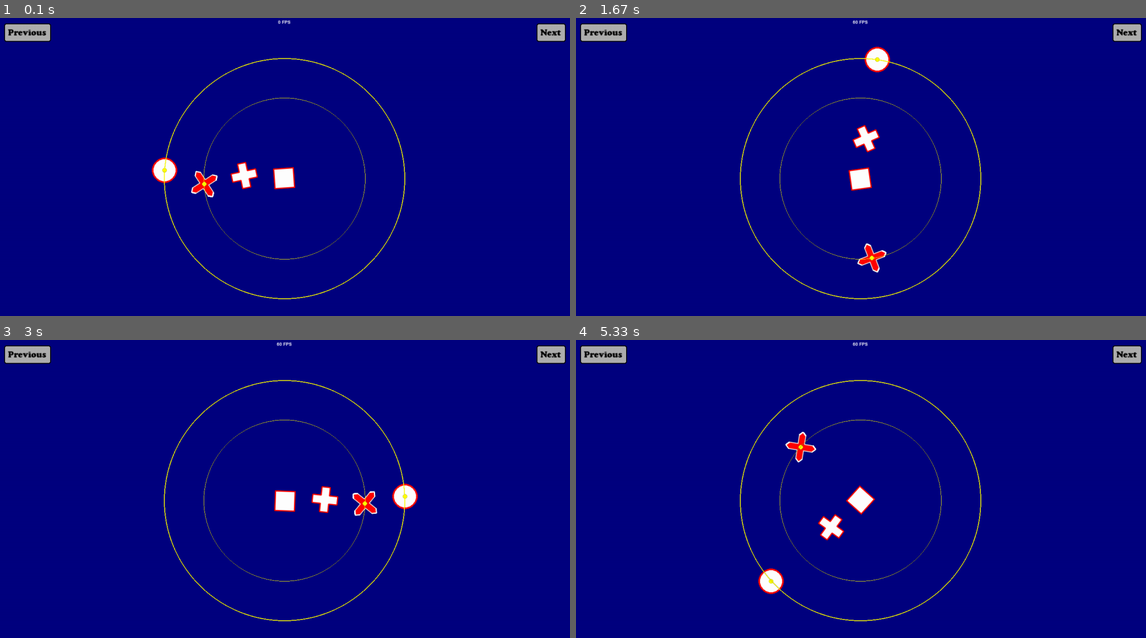
Above: before the commit, frames 1-4 (two rows, left to right).
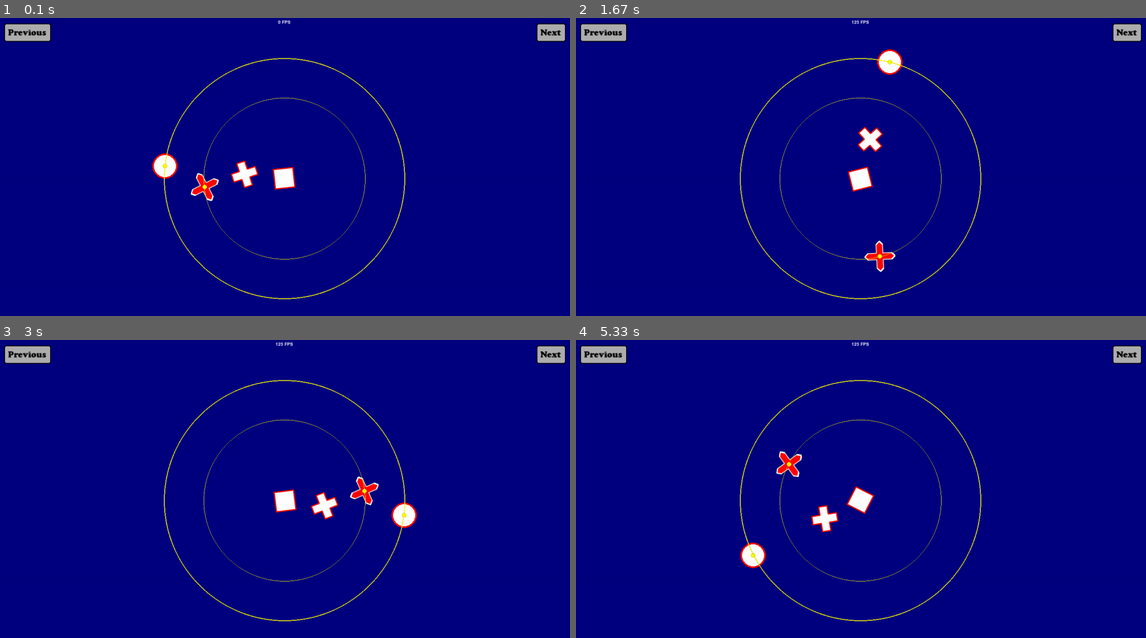
Above: after the commit, the same moments.

Repository: francis-clairicia/PyDiamond
Game: pygame game, started from main.py
Two runs of this game, one before a commit and one after it. Both use one fixed random seed, a clock stepped at 60 frames per second and the inputs below.
Inputs (mouse positions are in pixels of both pictures, inside the frame that each line leads up to):
- Up to frame 1 (0.1 s): no input
- Up to frame 2 (1.67 s): press the mouse at (604, 29) at 0.37 s; move the mouse to (718, 59) at 0.47 s; release the mouse at (838, 89) at 0.6 s
- Up to frame 3 (3 s): tap Enter at 1.77 s
- Up to frame 4 (5.33 s): no input

The runs differ from the first frame. In frame 1, 0.7% of the frame differs, in the area x 26-52%, y 45-62%; in frame 2, 1.1%; in frame 3, 1.3%; in frame 4, 1.6%, in the area x 28-53%, y 0-86%.

Commit message:
[FIX] Fixed framerate dropping + Entry cursor error when deleting at beginning

Diff:
--- a/main.py
+++ b/main.py
@@ -38,12 +38,11 @@
     YELLOW,
     set_brightness,
 )
-from my_pygame.clock import Clock
 
 
 class ShapeScene(MainScene):
     def __init__(self, window: Window) -> None:
-        super().__init__(window, framerate=120)
+        super().__init__(window)
         self.background_color = BLUE_DARK
         # self.__r: RectangleShape = RectangleShape(50, 50, WHITE, outline=3, outline_color=RED)
         # self.__p: PolygonShape = PolygonShape(WHITE, outline=3, outline_color=RED)
@@ -142,7 +141,7 @@
 
 class AnimationScene(MainScene):
     def __init__(self, window: Window) -> None:
-        super().__init__(window, framerate=120)
+        super().__init__(window)
         self.rectangle = RectangleShape(50, 50, WHITE, outline=3, outline_color=RED)
 
     def on_start_loop(self) -> None:
@@ -167,7 +166,7 @@
 
 class GradientScene(Scene):
     def __init__(self, window: Window) -> None:
-        super().__init__(window, framerate=120)
+        super().__init__(window)
         self.background_color = BLUE_DARK
         self.horizontal: HorizontalGradientShape = HorizontalGradientShape(100, 100, RED, YELLOW)
         self.vertical: VerticalGradientShape = VerticalGradientShape(100, 100, RED, YELLOW)
@@ -219,7 +218,7 @@
 
 class RainbowScene(MainScene):
     def __init__(self, window: Window) -> None:
-        super().__init__(window, framerate=120)
+        super().__init__(window)
         self.rainbow = Rainbow(*window.size)
 
     def on_start_loop(self) -> None:
@@ -234,7 +233,7 @@
 
 class TextScene(Scene):
     def __init__(self, window: Window) -> None:
-        super().__init__(window, framerate=120)
+        super().__init__(window)
         self.background_color = BLUE_DARK
         self.text = Text(
             "I'm a text", font=(None, 300), italic=True, color=WHITE, shadow_x=-25, shadow_y=-25, wrap=5, justify="center"
@@ -273,7 +272,7 @@
 
 class ResourceScene(MainScene):
     def __init__(self, window: Window) -> None:
-        super().__init__(window, framerate=120)
+        super().__init__(window)
         self.cactus = Sprite(image=ImagesResources.cactus)
         self.cactus.size = 100, 100
         self.cactus.topleft = 20, 20
@@ -286,7 +285,7 @@
 
 class AnimatedSpriteScene(MainScene):
     def __init__(self, window: Window) -> None:
-        super().__init__(window, framerate=120)
+        super().__init__(window)
         self.background_color = BLUE_DARK
         self.sprite: AnimatedSprite = AnimatedSprite(*ImagesResources.car)
         self.sprite.start_sprite_animation(loop=True)
@@ -306,7 +305,7 @@
 
 class EventScene(MainScene):
     def __init__(self, window: Window) -> None:
-        super().__init__(window, framerate=120)
+        super().__init__(window)
         self.background_color = BLUE_DARK
         self.cross: CrossShape = CrossShape(50, 50, type="diagonal", color=RED, outline_color=WHITE, outline=3)
         self.circle: CircleShape = CircleShape(4, color=YELLOW)
@@ -334,7 +333,7 @@
 
 class TextImageScene(MainScene):
     def __init__(self, window: Window) -> None:
-        super().__init__(window, framerate=120)
+        super().__init__(window)
         self.background_color = BLUE_DARK
         self.text: TextImage = TextImage("I'm a text", font=(None, 50), color=WHITE, shadow_x=-5, shadow_y=-5, wrap=5)
         self.text.img = ImagesResources.cactus
@@ -352,7 +351,7 @@
 
 class ButtonScene(MainScene):
     def __init__(self, window: Window) -> None:
-        super().__init__(window, framerate=120)
+        super().__init__(window)
         self.background_color = BLUE_DARK
         self.button = Button(
             self,
@@ -388,7 +387,7 @@
 
 class CheckBoxScene(MainScene):
     def __init__(self, window: Window) -> None:
-        super().__init__(window, framerate=120)
+        super().__init__(window)
         self.background_color = BLUE_DARK
         self.text = Text(font=(FontResources.cooperblack, 40), color=WHITE, shadow_x=3, shadow_y=3)
         self.box: CheckBox[int, int] = CheckBox(self, 50, 50, BLUE_LIGHT, off_value=0, on_value=10, callback=self.__set_text)
@@ -409,9 +408,8 @@
 
 class ProgressScene(MainScene):
     def __init__(self, master: Window) -> None:
-        super().__init__(master, framerate=120)
-        self.background_color = BLUE_DARK
-        self.clock = Clock()
+        super().__init__(master)
+        self.background_color = BLUE_DARK
         self.progress = progress = ProgressBar(500, 75, from_=10, to=90)
         self.restart = restart = ImageButton(
             self, img=ImagesResources.cross, active_img=ImagesResources.cross_hover, callback=self.on_start_loop
@@ -422,13 +420,10 @@
         progress.center = self.window.center
         restart.midtop = progress.centerx, progress.bottom + 20
 
+        self.every(20, lambda: progress.config(value=progress.value + 1))
+
     def on_start_loop(self) -> None:
         self.progress.percent = 0
-        self.clock.restart()
-
-    def update(self) -> None:
-        if self.clock.elapsed_time(20):
-            self.progress.value += 1
 
     def draw(self) -> None:
         self.window.draw(self.progress, self.restart)
@@ -436,7 +431,7 @@
 
 class ScaleScene(MainScene):
     def __init__(self, master: Window) -> None:
-        super().__init__(master, framerate=120)
+        super().__init__(master)
         self.background_color = BLUE_DARK
         self.text = text = Text(font=(FontResources.cooperblack, 40), color=WHITE, shadow_x=3, shadow_y=3)
         self.scale = scale = Scale(
@@ -455,7 +450,7 @@
 
 class EntryScene(MainScene):
     def __init__(self, master: Window) -> None:
-        super().__init__(master, framerate=120)
+        super().__init__(master)
         self.background_color = BLUE_DARK
         self.entry = entry = Entry(self, font=(None, 70))
 
@@ -492,6 +487,8 @@
         super().__init__("my window", (1366, 768))
         self.text_framerate.show()
         self.all_scenes: List[Scene] = []
+        self.set_busy_loop(True)
+        self.set_default_framerate(120)
 
         # Text.set_default_font(FontResources.cooperblack)
 
--- a/my_pygame/clock.py
+++ b/my_pygame/clock.py
@@ -1,23 +1,27 @@
 # -*- coding: Utf-8 -*
 
-from pygame.time import Clock as _PygameClock
+from time import time_ns
 
 __all__ = ["Clock"]
 
 
 class Clock:
 
-    __slots__ = ("__time", "__clock")
+    __slots__ = ("__time", "__last_tick")
 
     def __init__(self, start: bool = False) -> None:
         self.__time: float = 0
-        self.__clock: _PygameClock = _PygameClock()
+        self.__last_tick: int = 0
         if start:
-            self.__clock.tick()
+            self.__last_tick = time_ns()
 
     def get_elapsed_time(self) -> float:
-        self.__time += self.__clock.tick()
-        return self.__time
+        last_tick: int = self.__last_tick
+        now: int = time_ns()
+        if last_tick:
+            self.__time += now - last_tick
+        self.__last_tick = now
+        return self.__time / 1000000.0
 
     def elapsed_time(self, milliseconds: float, restart: bool = True) -> bool:
         if self.get_elapsed_time() >= milliseconds:
@@ -27,6 +31,6 @@
         return False
 
     def restart(self, reset: bool = True) -> None:
-        self.__clock.tick()
+        self.__last_tick = time_ns()
         if reset:
             self.__time = 0
--- a/my_pygame/entry.py
+++ b/my_pygame/entry.py
@@ -217,8 +217,9 @@
             if event.key == pygame.K_ESCAPE:
                 self.stop_edit()
             elif event.key == pygame.K_BACKSPACE:
-                text.message = text.message[: cursor - 1] + text.message[cursor:]
-                self.cursor = cursor - 1
+                if cursor > 0:
+                    text.message = text.message[: cursor - 1] + text.message[cursor:]
+                    self.cursor = cursor - 1
             elif event.key == pygame.K_DELETE:
                 text.message = text.message[:cursor] + text.message[cursor + 1 :]
             elif event.key == pygame.K_LEFT:
--- a/my_pygame/surface.py
+++ b/my_pygame/surface.py
@@ -15,7 +15,7 @@
 
 def create_surface(size: Tuple[float, float], *, convert_alpha: bool = True) -> Surface:
     size = (max(size[0], 0), max(size[1], 0))
-    s: Surface = Surface(size, pygame.HWSURFACE, depth=32)
+    s: Surface = Surface(size)
     if convert_alpha:
         s = s.convert_alpha()
         s.fill((0, 0, 0, 0))
--- a/my_pygame/window.py
+++ b/my_pygame/window.py
@@ -27,12 +27,13 @@
 import pygame.display
 import pygame.event
 import pygame.mixer
+import pygame.time
 
 from pygame.surface import Surface
 from pygame.rect import Rect
-from pygame.time import Clock as _PygameClock
 from pygame.color import Color
 from pygame.event import Event
+from pygame.time import get_ticks
 
 from .drawable import SupportsDrawing
 from .renderer import SurfaceRenderer
@@ -129,15 +130,15 @@
         screen: Optional[Surface] = pygame.display.get_surface()
         if screen is None:
             size = (max(size[0], 0), max(size[1], 0))
-            flags: int = pygame.HWSURFACE | pygame.DOUBLEBUF
+            flags: int = 0
             if fullscreen:
                 flags |= pygame.FULLSCREEN
-            screen = pygame.display.set_mode(size, flags=flags, depth=32)
+            screen = pygame.display.set_mode(size, flags=flags)
         self.__surface: Surface = create_surface(screen.get_size())
         self.__rect: Rect = self.__surface.get_rect()
         self.clear_all_events()
 
-        self.__main_clock: _PygameClock = _PygameClock()
+        self.__main_clock: _FramerateManager = _FramerateManager()
 
         self.__framerate_update_clock: Clock = Clock(start=True)
         self.__default_framerate: int = Window.DEFAULT_FRAMERATE
@@ -621,6 +622,41 @@
         return self.__rect.midright
 
 
+class _FramerateManager:
+    def __init__(self) -> None:
+        self.__fps: float = 0
+        self.__fps_count: int = 0
+        self.__fps_tick: int = get_ticks()
+        self.__last_tick: int = self.__fps_tick
+
+    def __tick_impl(self, framerate: int, *, use_accurate_delay: bool) -> None:
+        if framerate > 0:
+            tick_time: int = round(1000 / framerate)
+            elapsed: int = get_ticks() - self.__last_tick
+            if elapsed < tick_time:
+                delay: int = tick_time - elapsed
+                if use_accurate_delay:
+                    pygame.time.delay(delay)
+                else:
+                    pygame.time.wait(delay)
+
+        self.__last_tick = get_ticks()
+        self.__fps_count += 1
+        if self.__fps_count >= 10:
+            self.__fps = self.__fps_count / ((get_ticks() - self.__fps_tick) / 1000.0)
+            self.__fps_count = 0
+            self.__fps_tick = get_ticks()
+
+    def tick(self, framerate: int = 0) -> None:
+        return self.__tick_impl(framerate, use_accurate_delay=False)
+
+    def tick_busy_loop(self, framerate: int = 0) -> None:
+        return self.__tick_impl(framerate, use_accurate_delay=True)
+
+    def get_fps(self) -> float:
+        return self.__fps
+
+
 class _SceneManager:
     def __init__(self, window: Window) -> None:
         self.__stack: List[Scene] = []
